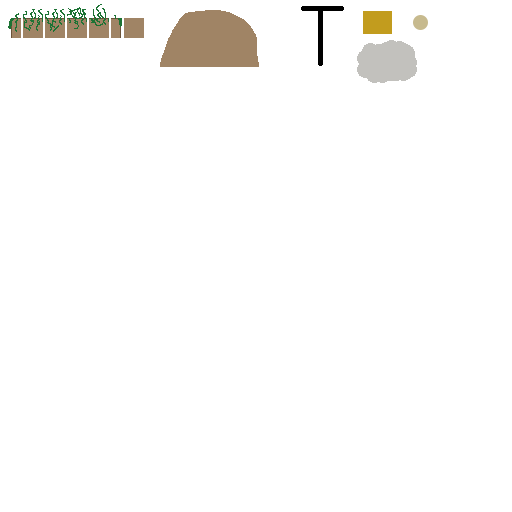
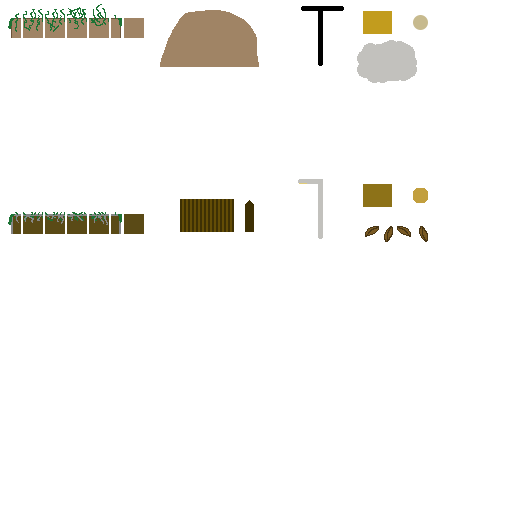
The second 512×512 image is a revision of the first. Changes to its layers:
added layer "2 Sunset" above "1 Farm" over [8, 179, 428, 242]
